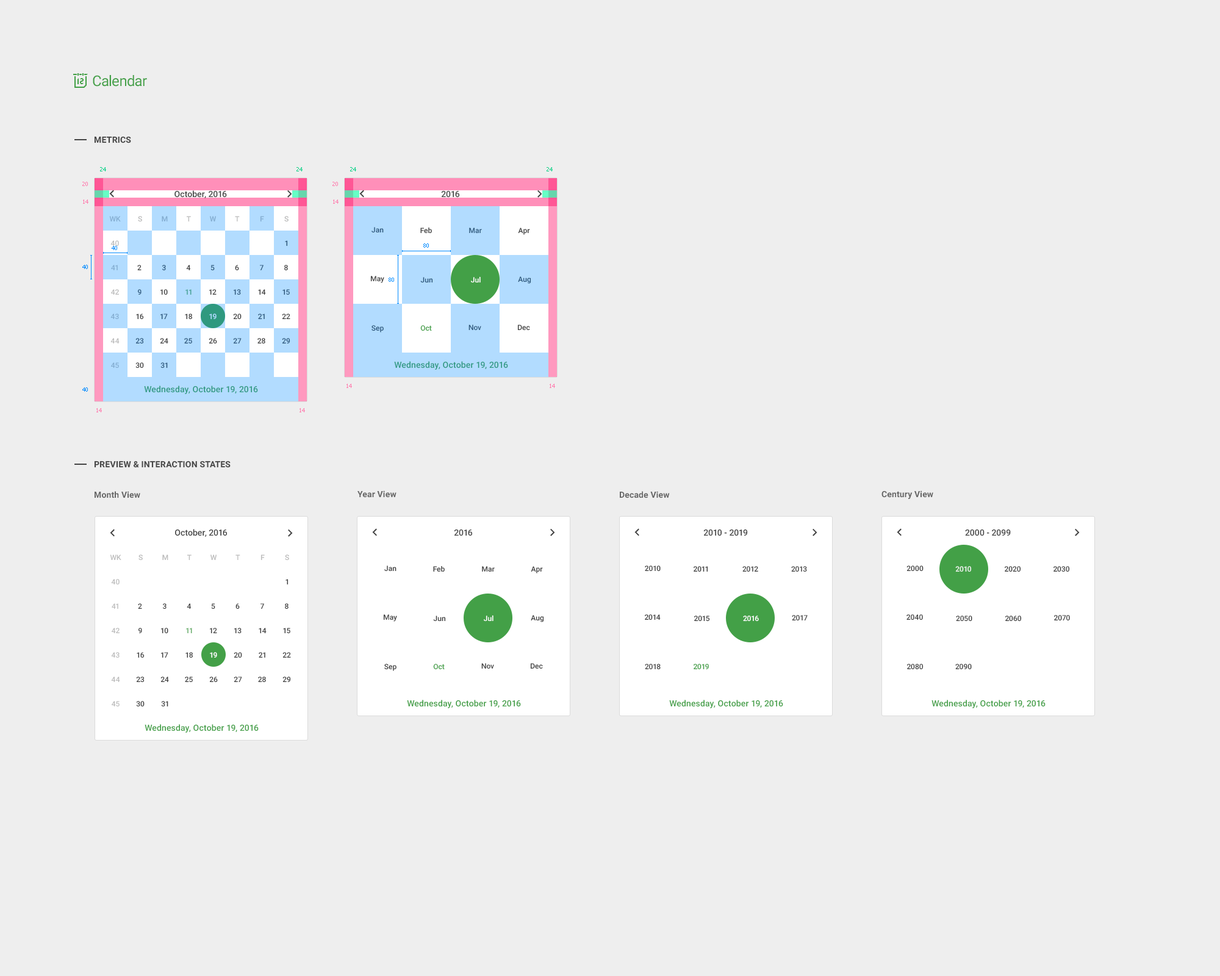
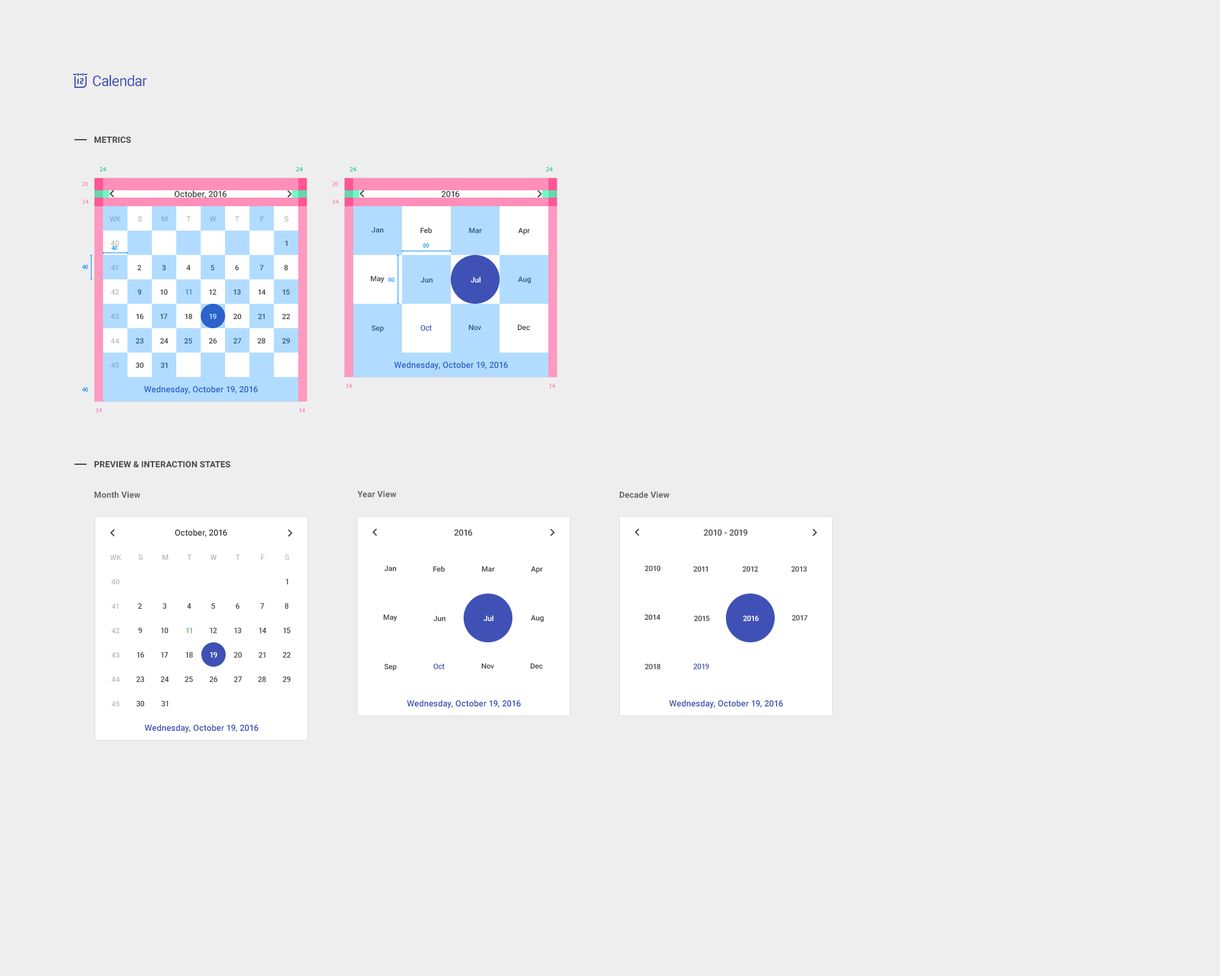
Layered file, before and after one edit (1220px x 976px). Changes by layer:
painted on "Wednesday, October 19, 2016" (1st of 8, in "Metrics" › "Calendar") over box(143, 385, 259, 395)
painted on "background" (1st of 9, in "Metrics" › "Calendar"), unmasked it over box(143, 289, 259, 395)
painted on "selection" (4th of 8, in "Metrics" › "Calendar Year View" › "Month" › "Days"), unmasked it over box(450, 255, 500, 304)
painted on "background" (4th of 9, in "Metrics" › "Calendar Year View"), unmasked it over box(394, 255, 509, 370)
hid group "Calendar Century View" (2nd of 2, in "Calendar") (22 layers) over box(881, 490, 1095, 716)
painted on "selection" (5th of 8, in "Calendar" › "Calendar Century View" › "Month" › "Days"), unmasked it over box(939, 544, 989, 594)
painted on "background" (5th of 9, in "Calendar" › "Calendar Century View"), unmasked it over box(882, 516, 1095, 716)
painted on "Wednesday, October 19, 2016" (6th of 8, in "Calendar" › "Calendar Decade View" › "Month") over box(669, 699, 784, 709)
painted on "selection" (6th of 8, in "Calendar" › "Calendar Decade View" › "Month" › "Days"), unmasked it over box(726, 593, 775, 643)
painted on "background" (6th of 9, in "Calendar" › "Calendar Decade View"), unmasked it over box(669, 593, 784, 709)
painted on "Wednesday, October 19, 2016" (7th of 8, in "Calendar" › "Calendar Year View" › "Month") over box(406, 699, 522, 709)
painted on "selection" (7th of 8, in "Calendar" › "Calendar Year View" › "Month" › "Days"), unmasked it over box(463, 593, 513, 643)
painted on "background" (7th of 9, in "Calendar" › "Calendar Year View"), unmasked it over box(406, 593, 522, 709)
painted on "40 41 42 43 44 45" (2nd of 2, in "Calendar" › "Calendar" › "Month") over box(111, 579, 121, 707)
painted on "background" (8th of 9, in "Calendar" › "Calendar"), unmasked it over box(110, 529, 292, 733)
…and 50 more changes (3 mask, 50 painted)
